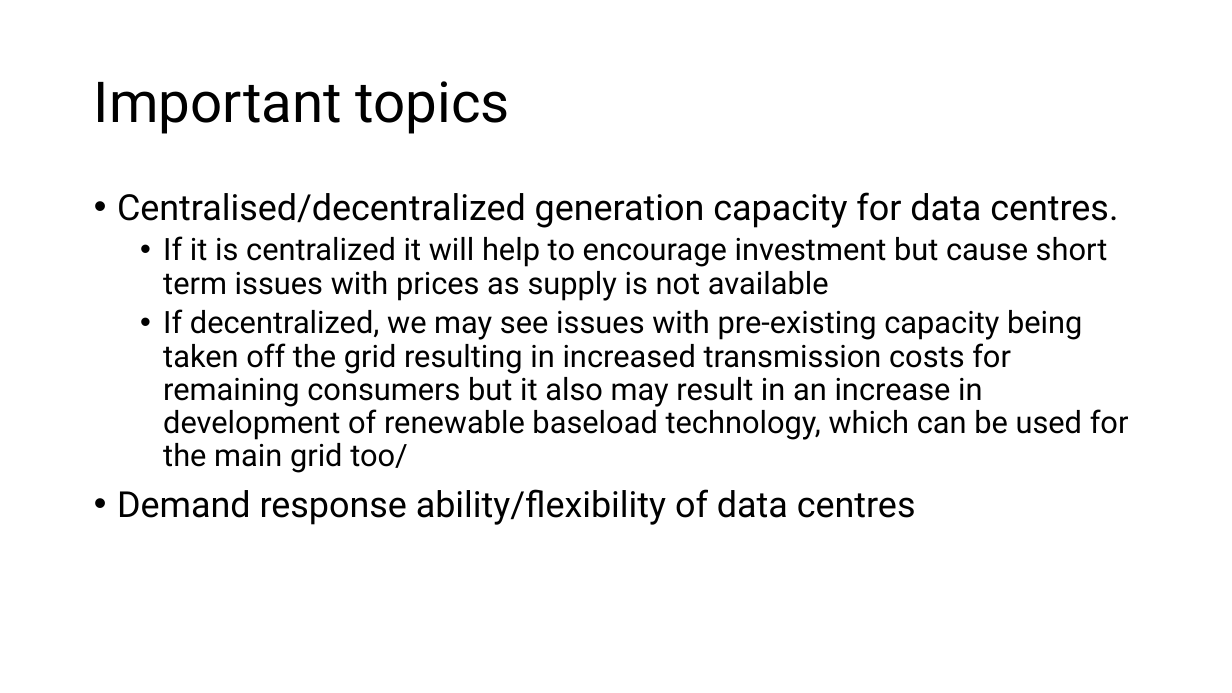
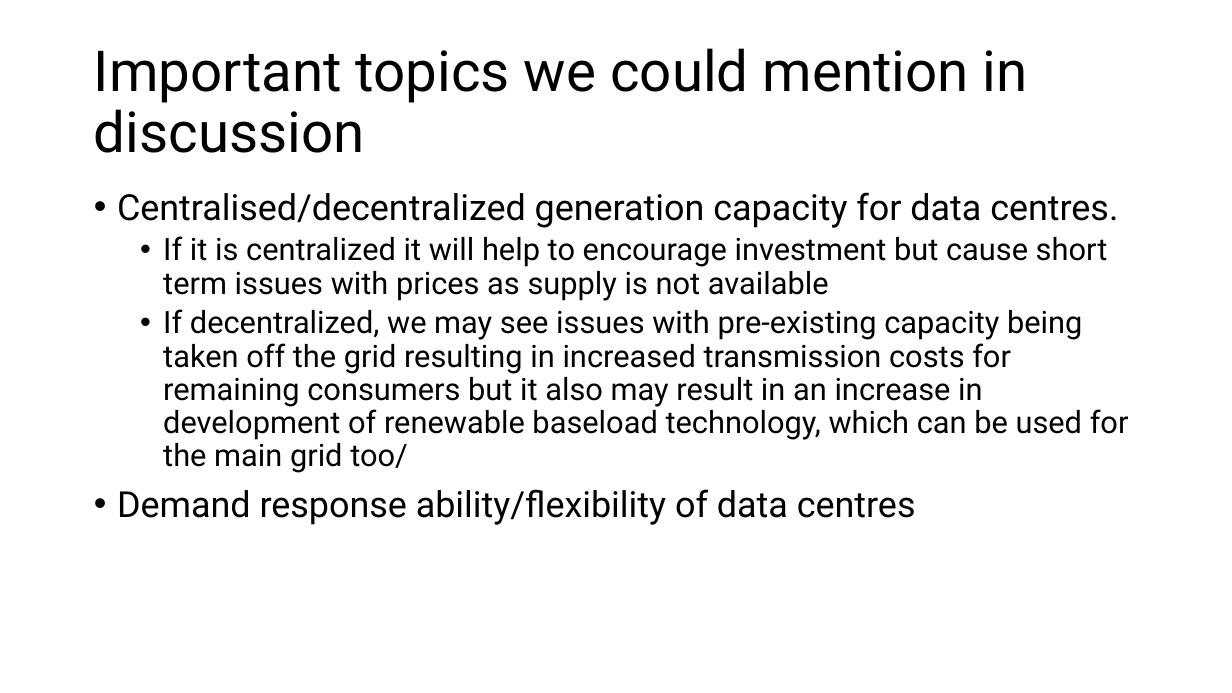
Before and after one commit to asia-pacific-energy-research-centre/data-centres, a slide deck: slide 8 of documentation/Data centres - all things used as inputs.pptx. Drawn at 1232x693 pixels with LibreOffice and Linux fonts; fonts in the diff are those of the drawing. Boxes give left, top, right and bottom in pixels: in the first picture for what was removed or moved away, otherwise in the second. Text is boxed around its words. In the diff, an @@ line names an element or a change of style, - is before the commit and + after.

```diff
--- a/documentation/Data centres - all things used as inputs.pptx
+++ b/documentation/Data centres - all things used as inputs.pptx
@@ title at (94, 48, 1028, 153): text changed @@
-Important topics
+Important topics we could mention in discussion
```
Also in this commit, not shown: 1 other slide changed, 5 slides added, 4 slides removed, 11 other files.
